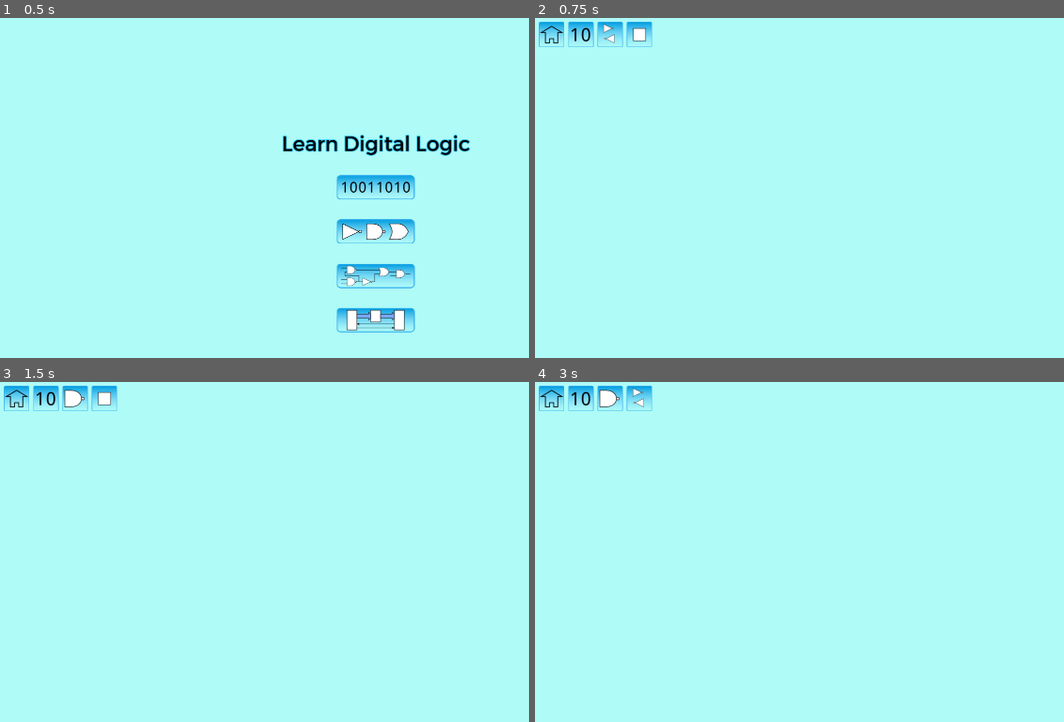
Above: before the commit, frames 1-4 (two rows, left to right).
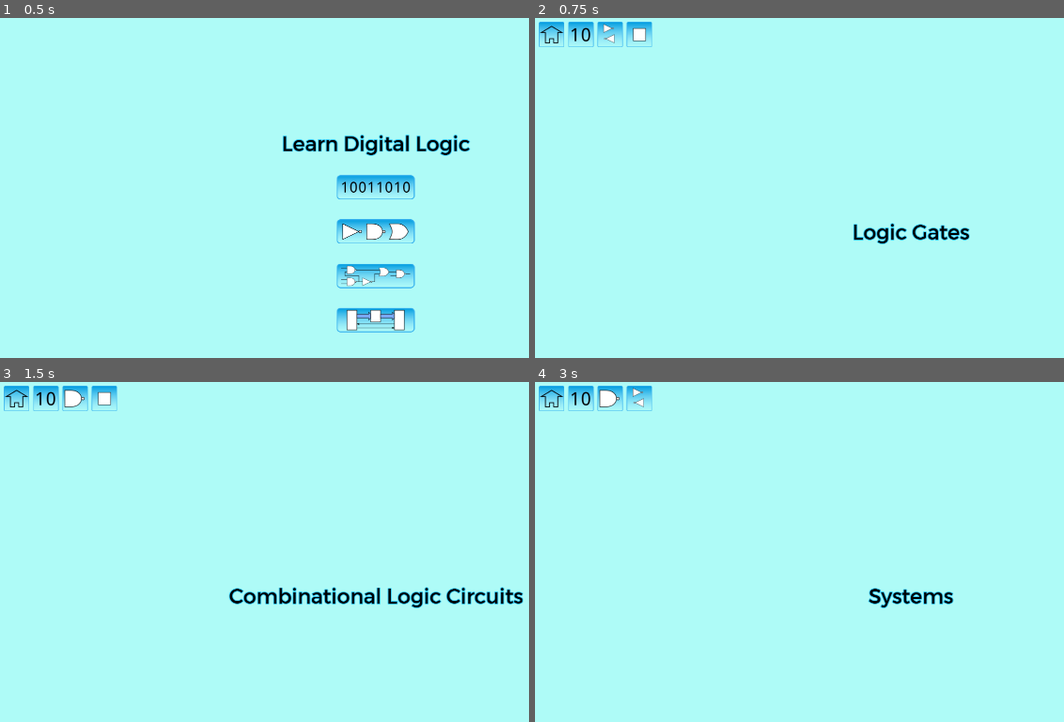
Above: after the commit, the same moments.

Repository: andrew-wilkes/digital-logic
Game: Godot game, scene res://Main.tscn
Same seed, same stepped clock (60 frames per second), same inputs: the game is played once before the commit and once after it.
Inputs (mouse positions are in pixels of both pictures, inside the frame that each line leads up to):
- Up to frame 1 (0.5 s): no input
- Up to frame 2 (0.75 s): click (910, 232) at 0.5 s
- Up to frame 3 (1.5 s): click (74, 399) at 1.25 s
- Up to frame 4 (3 s): click (609, 399) at 2 s; click (640, 399) at 2.75 s

Frame 1 is identical in both runs. In frame 2, 0.7% of the frame differs, in the area x 60-83%, y 60-67%; in frame 3, 1.6%, in the area x 43-99%, y 60-67%; in frame 4, 0.5%.

Commit message:
Add titles to scenes

Diff:
--- a/game/Circuits.tscn
+++ b/game/Circuits.tscn
@@ -1,6 +1,8 @@
-[gd_scene load_steps=2 format=2]
+[gd_scene load_steps=4 format=2]
 
 [ext_resource path="res://Buttons.tscn" type="PackedScene" id=1]
+[ext_resource path="res://center.gd" type="Script" id=2]
+[ext_resource path="res://assets/title_font.tres" type="DynamicFont" id=3]
 
 [node name="Circuits" type="Control"]
 anchor_right = 1.0
@@ -11,3 +13,22 @@
 
 [node name="Buttons" parent="." instance=ExtResource( 1 )]
 page_id = 3
+
+[node name="VBox" type="VBoxContainer" parent="."]
+anchor_left = 0.5
+anchor_top = 0.5
+anchor_right = 0.5
+anchor_bottom = 0.5
+margin_left = -20.0
+margin_top = -20.0
+margin_right = 20.0
+margin_bottom = 20.0
+custom_constants/separation = 20
+script = ExtResource( 2 )
+
+[node name="Label" type="Label" parent="VBox"]
+margin_right = 743.0
+margin_bottom = 64.0
+custom_fonts/font = ExtResource( 3 )
+custom_colors/font_color = Color( 0, 0, 0, 1 )
+text = "Combinational Logic Circuits"
--- a/game/Gates.tscn
+++ b/game/Gates.tscn
@@ -1,10 +1,38 @@
-[gd_scene load_steps=2 format=2]
+[gd_scene load_steps=4 format=2]
 
 [ext_resource path="res://Buttons.tscn" type="PackedScene" id=1]
+[ext_resource path="res://center.gd" type="Script" id=2]
+[ext_resource path="res://assets/title_font.tres" type="DynamicFont" id=3]
 
-[node name="Projects" type="Control"]
+[node name="Gates" type="Control"]
 anchor_right = 1.0
 anchor_bottom = 1.0
+__meta__ = {
+"_edit_use_anchors_": false
+}
 
 [node name="Buttons" parent="." instance=ExtResource( 1 )]
 page_id = 2
+
+[node name="VBox" type="VBoxContainer" parent="."]
+anchor_left = 0.5
+anchor_top = 0.5
+anchor_right = 0.5
+anchor_bottom = 0.5
+margin_left = -20.0
+margin_top = -20.0
+margin_right = 20.0
+margin_bottom = 20.0
+custom_constants/separation = 20
+script = ExtResource( 2 )
+__meta__ = {
+"_edit_use_anchors_": false
+}
+
+[node name="Label" type="Label" parent="VBox"]
+margin_right = 296.0
+margin_bottom = 64.0
+custom_fonts/font = ExtResource( 3 )
+custom_colors/font_color = Color( 0, 0, 0, 1 )
+text = "Logic Gates"
+align = 1
--- a/game/Systems.tscn
+++ b/game/Systems.tscn
@@ -1,10 +1,34 @@
-[gd_scene load_steps=2 format=2]
+[gd_scene load_steps=4 format=2]
 
 [ext_resource path="res://Buttons.tscn" type="PackedScene" id=1]
+[ext_resource path="res://center.gd" type="Script" id=2]
+[ext_resource path="res://assets/title_font.tres" type="DynamicFont" id=3]
 
 [node name="Systems" type="Control"]
 anchor_right = 1.0
 anchor_bottom = 1.0
+__meta__ = {
+"_edit_use_anchors_": false
+}
 
 [node name="Buttons" parent="." instance=ExtResource( 1 )]
 page_id = 4
+
+[node name="VBoxContainer" type="VBoxContainer" parent="."]
+anchor_left = 0.5
+anchor_top = 0.5
+anchor_right = 0.5
+anchor_bottom = 0.5
+margin_left = -20.0
+margin_top = -20.0
+margin_right = 20.0
+margin_bottom = 20.0
+custom_constants/separation = 20
+script = ExtResource( 2 )
+
+[node name="Label" type="Label" parent="VBoxContainer"]
+margin_right = 214.0
+margin_bottom = 64.0
+custom_fonts/font = ExtResource( 3 )
+custom_colors/font_color = Color( 0, 0, 0, 1 )
+text = "Systems"
